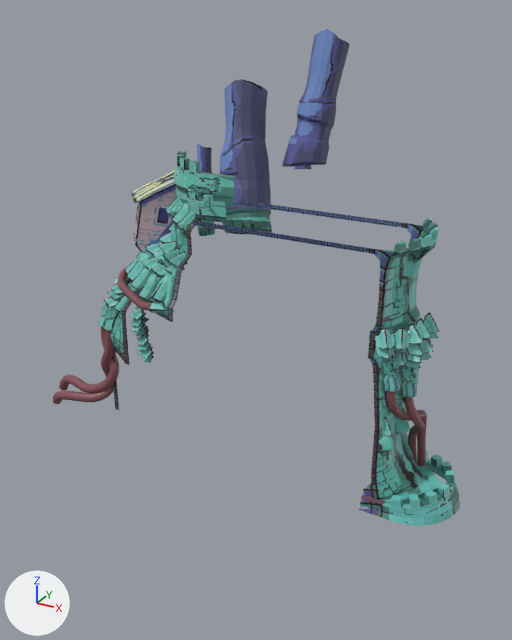
One commit to the FBX model Assets/Meshes/Fortress.fbx: the scene before it, then after it.
Camera for both pictures: a 50 mm camera at (33.0, -57.3, 43.6) aimed at (-2.0, 6.4, 11.8). Lighting does not change. The marker at lower left points along +X, +Y and +Z. Where no turn or scale is listed for an object, it has been applied to the vertices. Vertices at the same position are counted once.

Objects in the first picture: 'Armor', 'ArmorBack', 'ArmorBack.001', 'BezierCurve', 'CableSocket.001', 'CablesLarge', 'Chimneys', 'House.001', 'Scales', 'Scales.001', 'Socket.001'.
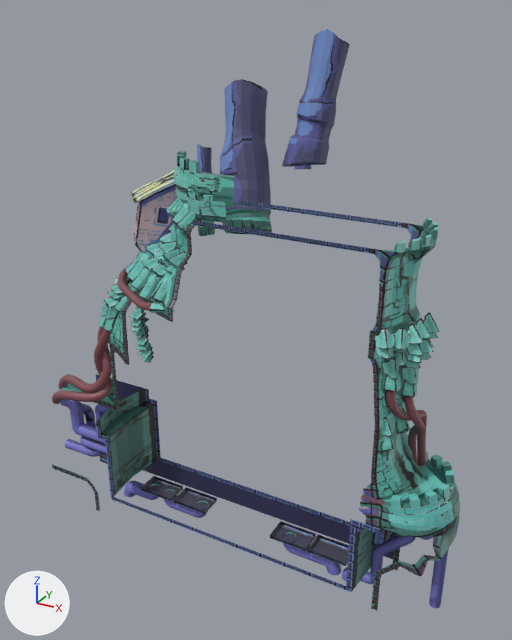
Pixel boxes (x1, y1, x2, y2) of what changed, in the pictures (512 x 640 px):
'Armor', reshaped: before (192, 200, 460, 526); after (192, 200, 460, 538)
'ArmorUnderground', added: after (52, 389, 460, 611)
'UndergroundBackground', added (blue): after (96, 374, 395, 559)
'Underground', added: after (99, 421, 391, 566)
'ArmorBack', reshaped (53% wider): before (110, 200, 201, 410); after (61, 200, 201, 410)
'Tubes', added (blue): after (65, 403, 449, 608)
'CablesLarge', reshaped (9% narrower): before (53, 328, 119, 404); after (52, 327, 112, 404)
'Tubes2', added (blue): after (60, 399, 341, 575)
part 2 of me_cube_017, built on: before (114, 389, 119, 410); after (61, 378, 119, 410)
part 3 of me_plane_001, added (cyan): after (360, 472, 460, 538)
part 4 of me_plane_001, surface changed: (383, 218, 439, 508) in both

Diff of the bpy script that builds the scene:
```diff
--- a/Assets/Meshes/Fortress.fbx.py
+++ b/Assets/Meshes/Fortress.fbx.py
@@ me_beziercurve_003 @@
 # used by ob_cableslarge; location = (0.0, 0.0, 0.0)
-me_beziercurve_003.from_pydata(...)  # 888 vertices, 864 faces; spans x -26.24..-15.93, y -3.37..0.53, z -1.02..11.02
+me_beziercurve_003.from_pydata(...)  # 888 vertices, 864 faces; spans x -26.37..-15.94, y -3.38..0.53, z -1.02..11.15
+# me_beziercurve_003 part 1: 886 of 888 vertices moved; they spanned x -26.24..-15.93, y -3.37..0.52, z -1.02..11.02 and now span x -26.37..-15.94, y -3.38..0.52, z -1.02..11.15; mean shift (-0.46, -0.01, 0.12); largest move (-16.89, -1.47, 6.64) -> (-18.55, -1.29, 8.35)
 me_beziercurve_003.materials.append(mat_cables)
@@ me_cube_017 @@
 # used by ob_armorback; location = (0.0, 0.0, 0.0)
-me_cube_017.from_pydata(...)  # 1024 vertices, 924 faces; spans x -18.7..-2.5, y -5.7..2.9, z -0.1..27.0
+me_cube_017.from_pydata(...)  # 1048 vertices, 944 faces; spans x -25.4..-2.5, y -5.7..2.9, z -0.1..27.0
+# me_cube_017 part 2: 13 vertices moved from x -18.0..-17.1, y -0.9..0.6, z -0.1..4.8 to x -21.2..-17.1, y -1.1..0.6, z -0.1..4.8; 9 vertices removed from x -18.0..-16.4, y -1.1..0.6, z -0.1..1.3; 33 vertices added at x -25.4..-16.4, y -1.1..0.6, z -0.1..1.6
 me_cube_017.materials.append(mat_fortress)
@@ me_plane_001 @@
 # used by ob_armor; location = (0.0, 0.0, 0.0)
-me_plane_001.from_pydata(...)  # 690 vertices, 608 faces; spans x -2.9..23.6, y -4.8..4.8, z 0.0..26.5
+me_plane_001.from_pydata(...)  # 732 vertices, 648 faces; spans x -2.9..23.6, y -4.8..4.8, z -1.3..26.5
+# me_plane_001 part 3: 42 vertices added at x 16.0..23.6, y -4.8..4.8, z -1.3..-0.5
+# me_plane_001 part 4: 56 kept faces spanning x 15.3..20.4, y -4.5..4.5, z 1.2..26.5 get new texture (UV) coordinates
 me_plane_001.materials.append(mat_fortress)
@@ me_beziercurve_003_1 @@
+me_beziercurve_003_1.from_pydata(...)  # 4092 vertices, 4032 faces; spans x -25.6..23.0, y -1.6..1.3, z -12.9..-1.2
+me_beziercurve_003_1.materials.append(mat_fortress)  # picture img_fortresscolor_png
@@ me_plane_004 @@
+me_plane_004.from_pydata(...)  # 182 vertices, 116 faces; spans x -25.0..23.6, y -4.7..4.7, z -12.9..-0.1
+me_plane_004.materials.append(mat_fortress)  # picture img_fortresscolor_png
@@ me_beziercurve_004 @@
+me_beziercurve_004.from_pydata(...)  # 2064 vertices, 2016 faces; spans x -25.4..12.2, y -1.6..0.7, z -12.9..-0.4
+me_beziercurve_004.materials.append(mat_fortress)  # picture img_fortresscolor_png
@@ me_plane_002 @@
+me_plane_002.from_pydata(...)  # 53 vertices, 14 faces; spans x -25.0..22.6, y 4.7, z -12.9..-0.1
+me_plane_002.materials.append(mat_fortress)  # picture img_fortresscolor_png
@@ me_cube_019 @@
+me_cube_019.from_pydata(...)  # 187 vertices, 150 faces; spans x -20.0..21.7, y -1.9..1.9, z -10.7..-0.3
+me_cube_019.materials.append(mat_fortress)  # picture img_fortresscolor_png
@@ ob_tubes @@
+ob_tubes = bpy.data.objects.new('Tubes', me_beziercurve_003_1)
+ob_tubes.location = (0.0, 0.0, 0.0)
@@ ob_armorunderground @@
+ob_armorunderground = bpy.data.objects.new('ArmorUnderground', me_plane_004)
+ob_armorunderground.location = (0.0, 0.0, 0.0)
@@ ob_tubes2 @@
+ob_tubes2 = bpy.data.objects.new('Tubes2', me_beziercurve_004)
+ob_tubes2.location = (0.0, 0.0, 0.0)
@@ ob_undergroundbackground @@
+ob_undergroundbackground = bpy.data.objects.new('UndergroundBackground', me_plane_002)
+ob_undergroundbackground.location = (0.0, 0.0, 0.0)
@@ ob_underground @@
+ob_underground = bpy.data.objects.new('Underground', me_cube_019)
+ob_underground.location = (0.0, 0.0, 0.0)
```
